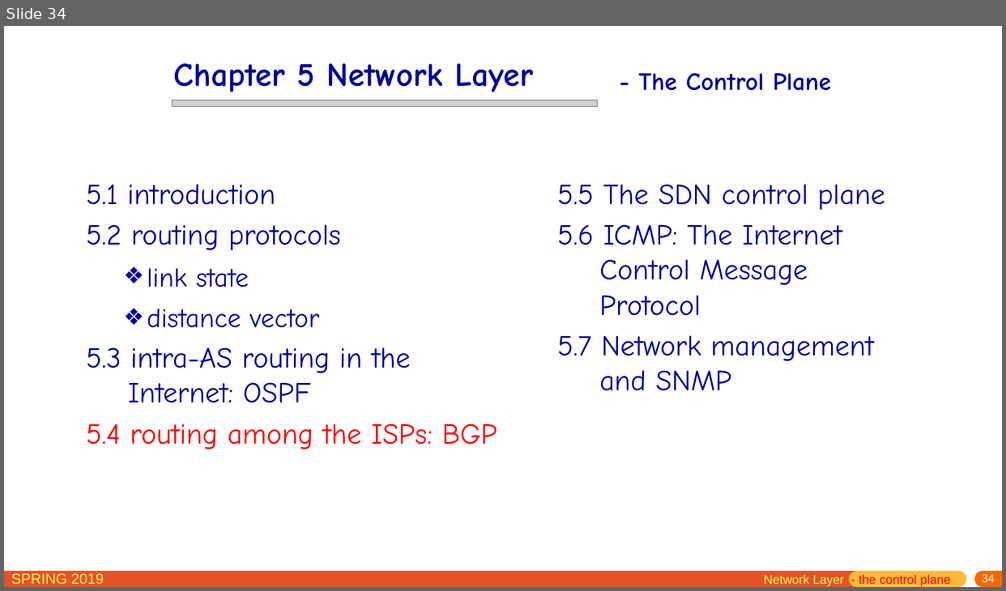
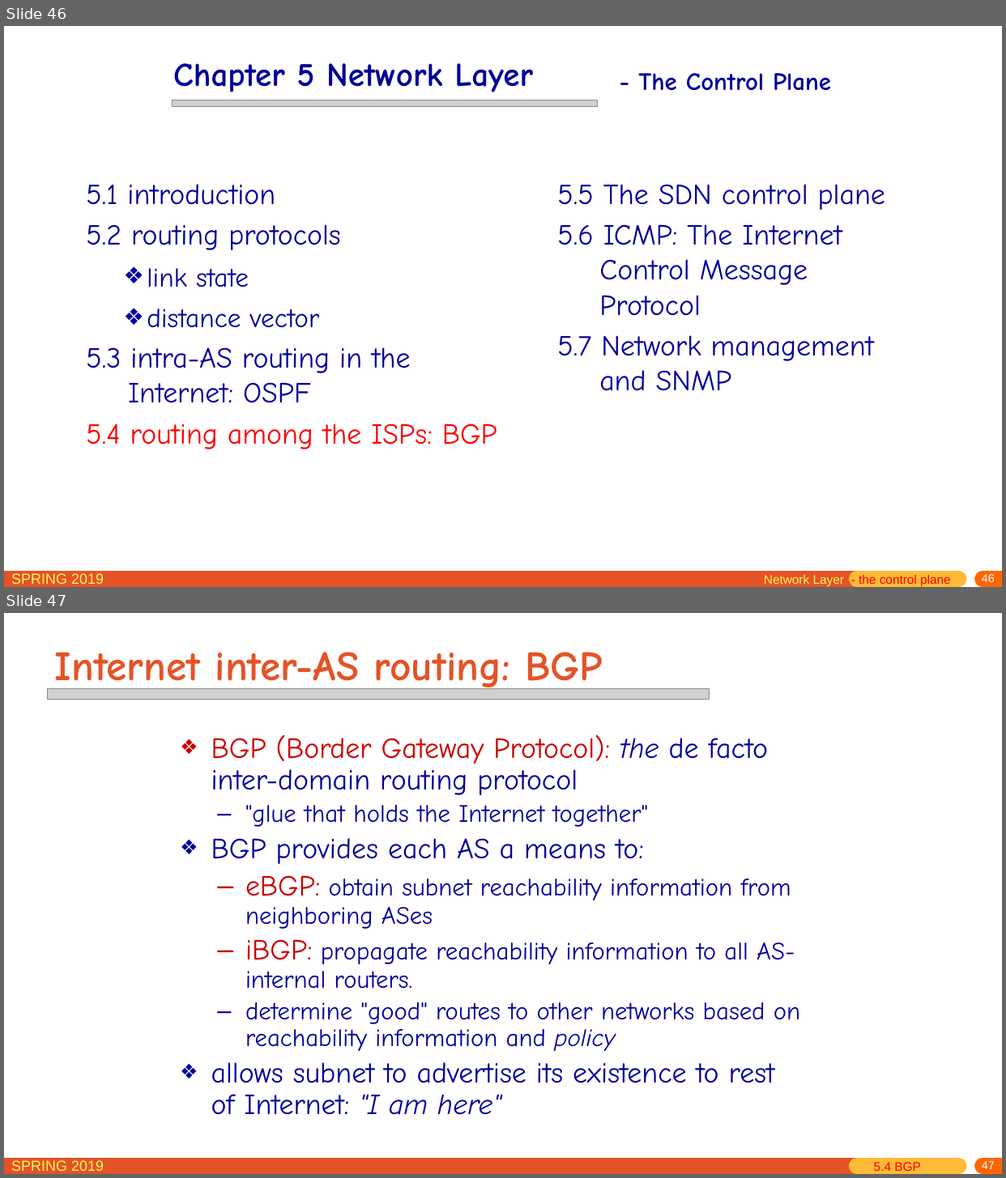
Before and after one commit to jichenghu/PPT_networkDistributed, a slide deck: chapter5.pptx. Shown one above the other, each under a label of ours: slide 34 before the commit, slides 46 and 47 after it. The pictures are 1006x591 and 1006x1178 pixels, drawn with LibreOffice and Linux fonts; fonts in the diff are those of the drawing; grey boxes stand for pictures. Boxes give left, top, right and bottom in pixels: in the first picture for what was removed or moved away, otherwise in the second. Text is boxed around its words. In the diff, an @@ line names an element or a change of style, - is before the commit and + after.

```diff
--- a/chapter5.pptx
+++ b/chapter5.pptx
@@ slide 47 added at [4,613,1002,1174], background #FFFFFF; not listed: 5 template elements that a slide beside it also shows @@
@@ title added at [54,652,603,693], 40 pt, text #E45327, bold @@
+Internet inter-AS routing: BGP
@@ picture added at [48,688,710,699] @@
@@ text added at [211,735,800,1115], 24 pt, text #000099 @@
+❖ BGP (Border Gateway Protocol): the de facto inter-domain routing protocol
+  – "glue that holds the Internet together"
+❖ BGP provides each AS a means to:
+  – eBGP: obtain subnet reachability information from neighboring ASes
+  – iBGP: propagate reachability information to all AS-internal routers.
+  – determine "good" routes to other networks based on reachability information and policy
+❖ allows subnet to advertise its existence to rest of Internet: "I am here"
@@ text added at [874,1162,920,1171], 12 pt, text #FF0000 @@
+5.4 BGP
@@ what was slide 34 is now slide 46 @@
@@ page number at [982,574,995,582]: text changed @@
-34
+46
```
Also in this commit, not shown: 6 slides changed, 54 other slides added, 1 other file.
